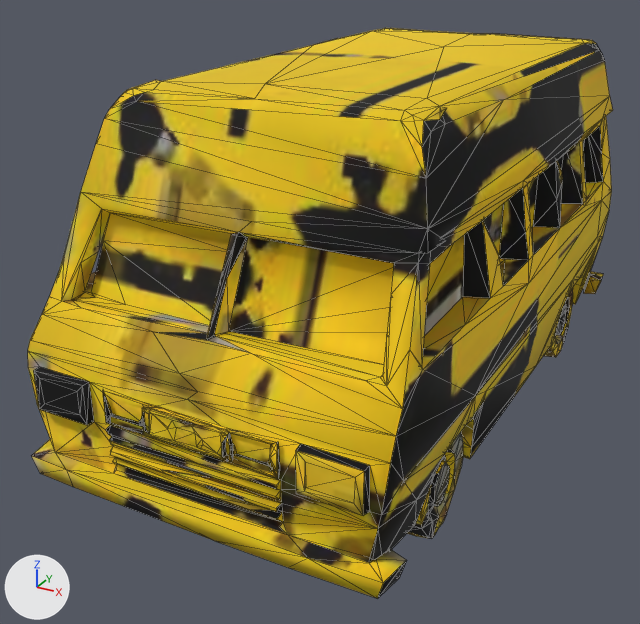
What one commit did to the glTF model scripts/street-assets/assets/danfo.glb.
Rendered twice from a 50 mm lens placed at (2.65, -5.72, 3.53), pointed at (-0.29, -0.39, 0.86). Arrows for +X, +Y and +Z are at lower left; the lights stay in place. The older version comes first. Mesh edges are drawn as thin lines. Where no turn or scale is listed for an object, it has been applied to the vertices. Vertices at exactly the same position are counted once.

Before the edit, the objects in view are built like this:
```python
mat_danfo = bpy.data.materials.new('danfo')
mat_danfo.use_nodes = True; mat_danfo.node_tree.nodes.clear()
_N = mat_danfo.node_tree.nodes; _L = mat_danfo.node_tree.links
n0 = _N.new('ShaderNodeBsdfPrincipled'); n0.name = 'Principled BSDF'
n0.inputs[2].default_value = 0.9  # 'Roughness'
n1 = _N.new('ShaderNodeOutputMaterial'); n1.name = 'Material Output'
n2 = _N.new('ShaderNodeTexImage'); n2.name = 'Image Texture'
n2.image = img_danfo_color
n3 = _N.new('ShaderNodeMapping'); n3.name = 'Mapping'
n3.inputs[1].default_value = (0.00434, -14.87, 0.0)  # 'Location'
n3.inputs[3].default_value = (15.83, 15.87, 1.0)  # 'Scale'
n4 = _N.new('ShaderNodeUVMap'); n4.name = 'UV Map'
n4.uv_map = 'UVMap'
_L.new(n0.outputs[0], n1.inputs[0])  # 'BSDF' to 'Surface'
_L.new(n2.outputs[0], n0.inputs[0])  # 'Color' to 'Base Color'
_L.new(n3.outputs[0], n2.inputs[0])  # 'Vector' to 'Vector'
_L.new(n4.outputs[0], n3.inputs[0])  # 'UV' to 'Vector'
me_mesh_0 = bpy.data.meshes.new('Mesh_0')
me_mesh_0.from_pydata(...)  # 1490 vertices, 2999 faces; spans x 0.0..2.49, y -4.94..0.0, z 0.0..2.67
me_mesh_0.materials.append(mat_danfo)
ob_mesh_0 = bpy.data.objects.new('Mesh_0', me_mesh_0)
ob_mesh_0.location = (-1.247, 2.47, 0.0)
```
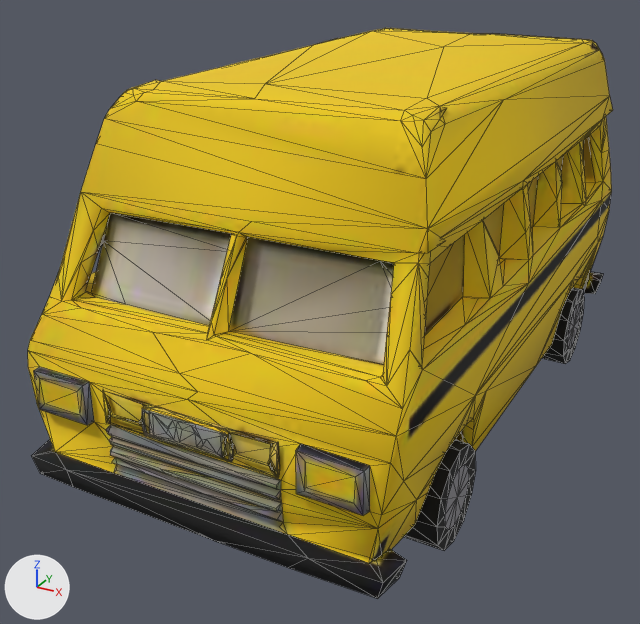
Where the newer file only moved an object's origin or applied its transform, the numbers keep the older frame.

Boxes [x1, y1, x2, y2] around the edits, measured in the pictures (640 x 624 px):
```json
{"object": "Mesh_0", "change": "surface changed, reshaped", "before": [28, 28, 613, 598], "after": [28, 28, 613, 598]}
{"object": "Mesh_1", "change": "added", "after": [404, 440, 476, 550]}
{"object": "Mesh_1.002", "change": "added", "after": [542, 288, 584, 363]}
{"part": 1, "of": "me_mesh_0", "change": "built on", "before": [544, 117, 612, 357], "after": [560, 117, 612, 280]}
{"part": 2, "of": "me_mesh_0", "change": "built on", "before": [112, 428, 463, 538], "after": [50, 192, 429, 520]}
{"part": 3, "of": "me_mesh_0", "change": "surface changed", "before": [28, 40, 612, 598], "after": [28, 40, 612, 598]}
```

Scene script edits in JSON lines:
```json
{"block": "mat_danfo", "where": "n3 = _N.new('ShaderNodeMapping'); n3.name = 'Mapping'"}
{"op": "set", "path": "n3.inputs[1].default_value", "old": "(0.00434, -14.87, 0.0)", "new": "(0.00367, -14.39, 0.0)", "note": "'Location'"}
{"op": "set", "path": "n3.inputs[3].default_value", "old": "(15.83, 15.87, 1.0)", "new": "(15.67, 15.35, 1.0)", "note": "'Scale'"}
{"block": "me_mesh_0", "where": "# used by ob_mesh_0; location = (-1.247, 2.47, 0.0)"}
{"op": "remove", "block": "me_mesh_0", "code": "me_mesh_0.from_pydata(...)  # 1490 vertices, 2999 faces; spans x 0.0..2.49, y -4.94..0.0, z 0.0..2.67"}
{"op": "add", "block": "me_mesh_0", "code": "me_mesh_0.from_pydata(...)  # 1162 vertices, 2211 faces; spans x 0.0..2.49, y -4.94..0.0, z 0.02..2.67"}
{"block": "me_mesh_0", "change": "me_mesh_0 part 1: 1 vertex moved from x 0.91, y -1.47, z 0.31 to x 0.91, y -1.45, z 0.31; 205 vertices removed from x 0.16..2.41, y -1.63..-0.03, z 0.0..1.93; 30 vertices added at x 0.11..2.43, y -1.71..-0.03, z 0.31..1.95"}
{"block": "me_mesh_0", "change": "me_mesh_0 part 2: 190 vertices removed from x 0.16..2.34, y -4.91..-3.43, z 0.0..1.85; 35 vertices added at x 0.1..2.39, y -4.91..-3.41, z 0.39..1.93"}
{"block": "me_mesh_0", "change": "me_mesh_0 part 3: 1758 kept faces spanning x 0.0..2.49, y -4.94..0.0, z 0.02..2.67 get new texture (UV) coordinates"}
{"block": "me_mesh_0", "change": "other edits to the shape of me_mesh_0 do not show in these pictures"}
{"op": "add", "block": "me_mesh_1", "code": ["me_mesh_1 = bpy.data.meshes.new('Mesh_1')", "me_mesh_1.from_pydata(...)  # 50 vertices, 96 faces; spans x 3670.0..4603.0, y -9289.0..-7094.0, z 0.0..2195.0", "me_mesh_1.materials.append(mat_danfo)"]}
{"op": "add", "block": "ob_mesh_1_002", "code": ["ob_mesh_1_002 = bpy.data.objects.new('Mesh_1.002', me_mesh_1)", "ob_mesh_1_002.parent = ob_wheel_rl", "ob_mesh_1_002.location = (-1.247, 2.47, -0.331)", "ob_mesh_1_002.scale = (0.000302, 0.000302, 0.000302)"]}
{"op": "add", "block": "ob_wheel_rl", "code": ["ob_wheel_rl = bpy.data.objects.new('wheel_rl', None)", "ob_wheel_rl.location = (1.062, 1.457, 0.331)"]}
{"op": "add", "block": "ob_mesh_1", "code": ["ob_mesh_1 = bpy.data.objects.new('Mesh_1', me_mesh_1)", "ob_mesh_1.parent = ob_wheel_fl", "ob_mesh_1.location = (-1.247, 2.47, -0.331)", "ob_mesh_1.scale = (0.000302, 0.000302, 0.000302)"]}
{"op": "add", "block": "ob_wheel_fl", "code": ["ob_wheel_fl = bpy.data.objects.new('wheel_fl', None)", "ob_wheel_fl.location = (1.068, -1.383, 0.331)"]}
```
